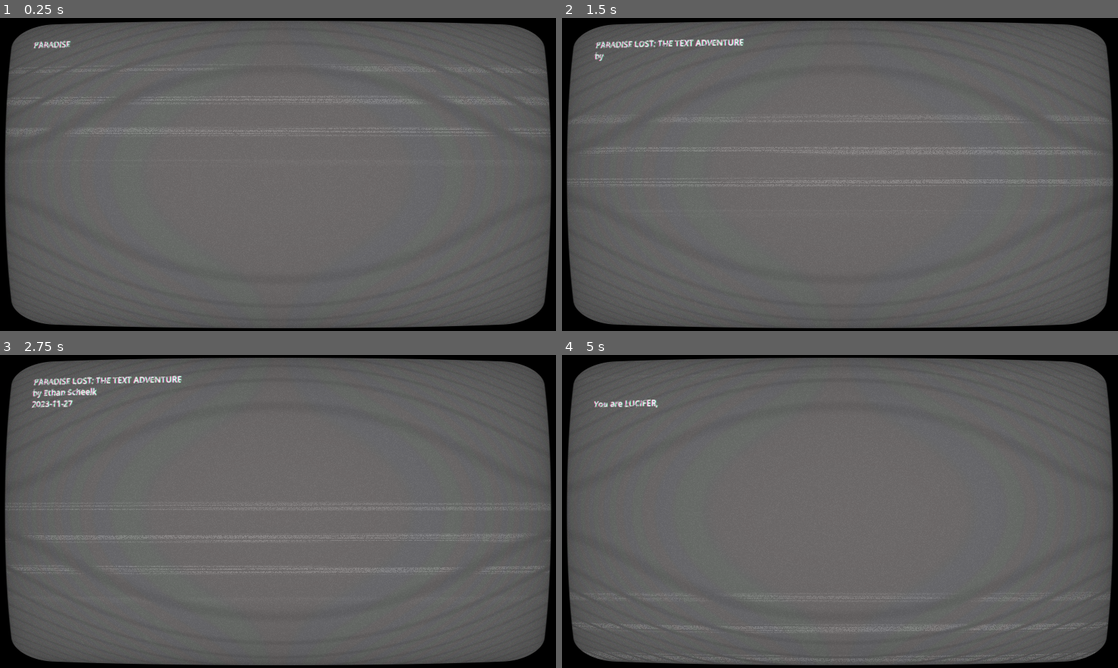
Above: before the commit, frames 1-4 (two rows, left to right).
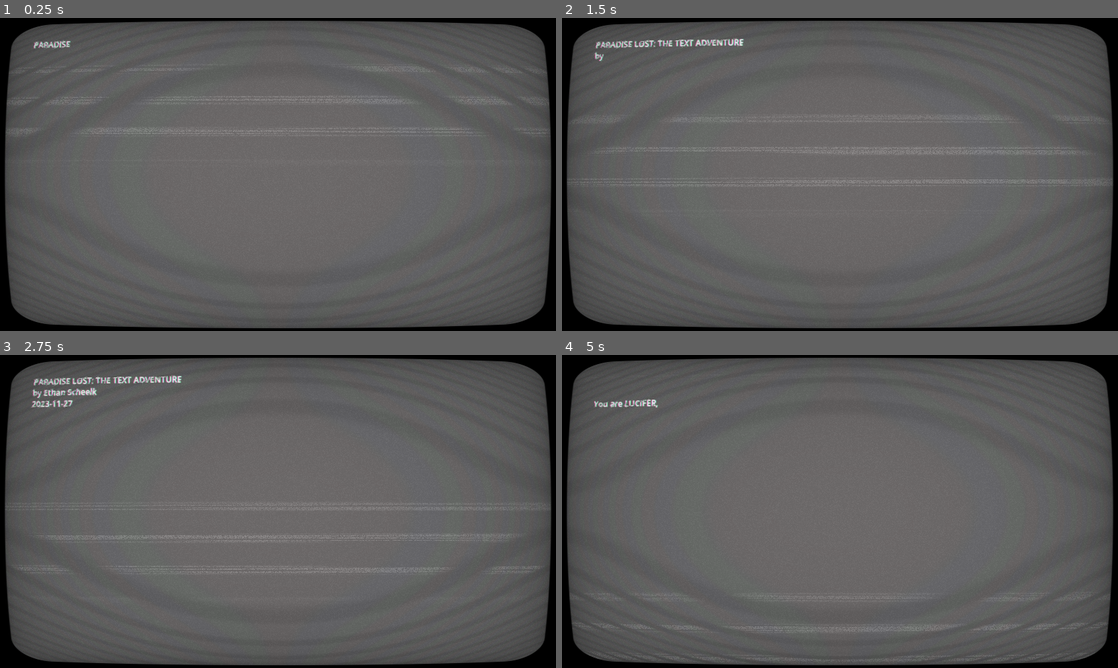
Above: after the commit, the same moments.

Repository: etscheelk/ParadiseLostTheAdventure
Game: Godot game, scene res://Main.tscn
The game is run twice, just before and just after one commit, with the same random seed, the same clock (stepped at 60 frames per second) and the same inputs. The project has no main scene, so this scene is started directly.
Inputs:
- Up to frame 1 (0.25 s): no input
- Up to frame 2 (1.5 s): hold 1 (1) 0.53-1.28 s; tap 2 (2) at 0.8, 1.35 s
- Up to frame 3 (2.75 s): tap 4 (4) at 1.55 s; hold 4 (4) from 2.03 s (still down); tap 5 (5) at 2.3 s
- Up to frame 4 (5 s): release 4 (4) at 2.78 s; tap 5 (5) at 2.85 s; tap 6 (6) at 3.05 s; hold 6 (6) 3.53-4.28 s; tap 1 (1) at 3.8, 4.35 s; tap 2 (2) at 4.55 s

The runs differ from the first frame. In frame 1, less than 0.1% of the frame differs, in the area x 2-98%, y 7-38%; in frame 2, 0.1%; in frame 3, 0.2%, in the area x 4-99%, y 6-70%; in frame 4, 0.2%.

Commit message:
Update ShaderMaterial.tres

Diff:
--- a/ShaderMaterial.tres
+++ b/ShaderMaterial.tres
@@ -6,7 +6,7 @@
 shader = ExtResource("1_x1wjc")
 shader_parameter/overlay = true
 shader_parameter/scanlines_opacity = 0.071
-shader_parameter/scanlines_width = 0.075
+shader_parameter/scanlines_width = 0.25
 shader_parameter/grille_opacity = 0.031
 shader_parameter/resolution = Vector2(800, 450)
 shader_parameter/pixelate = true
@@ -21,7 +21,7 @@
 shader_parameter/aberration = 0.00500005
 shader_parameter/brightness = 1.4
 shader_parameter/discolor = false
-shader_parameter/warp_amount = 0.254
+shader_parameter/warp_amount = 0.25
 shader_parameter/clip_warp = false
 shader_parameter/vignette_intensity = 0.4
-shader_parameter/vignette_opacity = 0.176
+shader_parameter/vignette_opacity = 0.24
